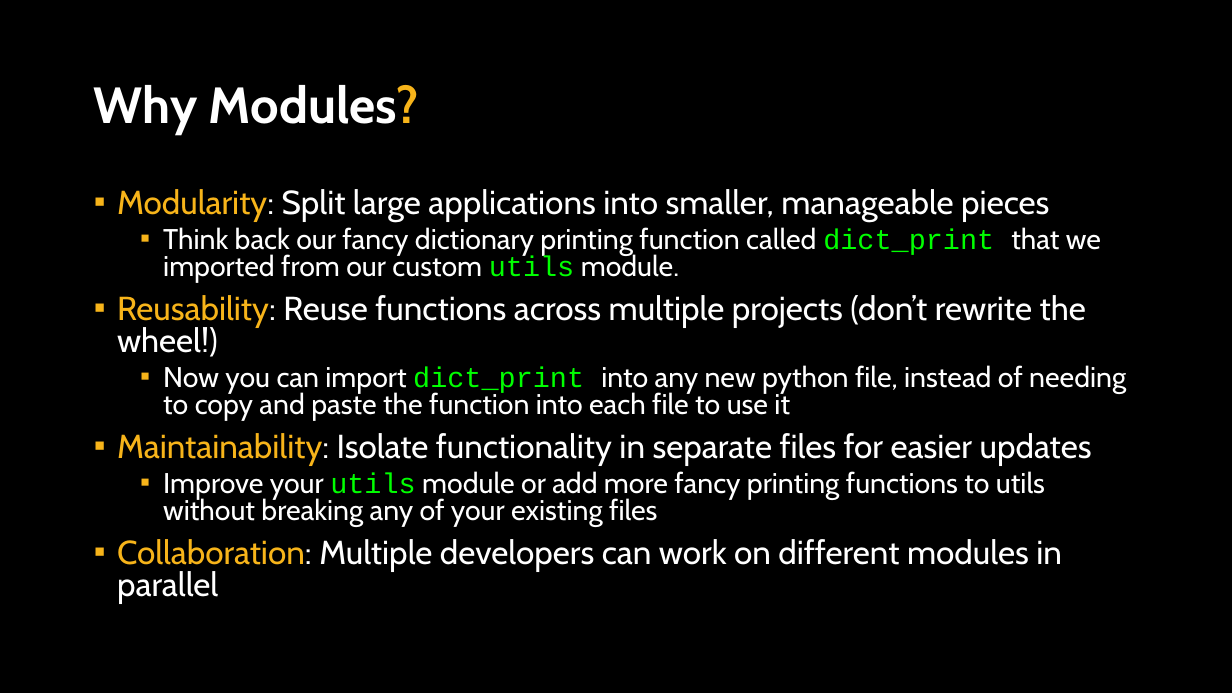
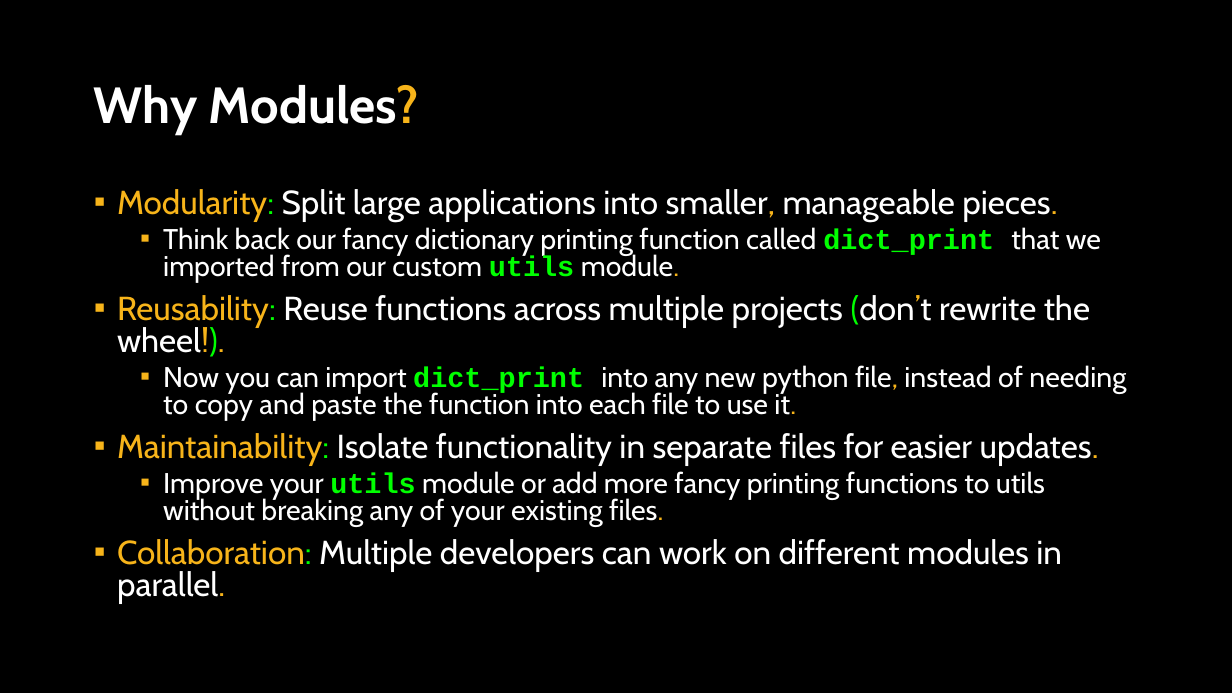
Before and after one commit to APS106/APS106-winter-2026-goodfellow-sutton, a slide deck: slide 24 of lectures/week11/lecture2/slides/week11_lecture2.pptx. Drawn at 1232x693 pixels with LibreOffice and Linux fonts; fonts in the diff are those of the drawing; background and template pictures are left out. Boxes give left, top, right and bottom in pixels: in the first picture for what was removed or moved away, otherwise in the second. Text is boxed around its words. In the diff, an @@ line names an element or a change of style, - is before the commit and + after.

```diff
--- a/lectures/week11/lecture2/slides/week11_lecture2.pptx
+++ b/lectures/week11/lecture2/slides/week11_lecture2.pptx
@@ text at (x1=117, y1=189, x2=1057, y2=222): text changed @@
-▪ Modularity: Split large applications into smaller, manageable pieces
+▪ Modularity: Split large applications into smaller, manageable pieces.
@@ text at (x1=163, y1=227, x2=1101, y2=283): text colour #FFFFFF to #F7B41A in "module."; bold on in "dict_print utils" @@
@@ text at (x1=117, y1=295, x2=1126, y2=603): text changed @@
-▪ Reusability: Reuse functions across multiple projects (don’t rewrite the wheel!)
-  ▪ Now you can import dict_print into any new python file, instead of needing to copy and paste the function into each file to use it
-▪ Maintainability: Isolate functionality in separate files for easier updates
-  ▪ Improve your utils module or add more fancy printing functions to utils without breaking any of your existing files
-▪ Collaboration: Multiple developers can work on different modules in parallel
+▪ Reusability: Reuse functions across multiple projects (don’t rewrite the wheel!).
+  ▪ Now you can import dict_print into any new python file, instead of needing to copy and paste the function into each file to use it.
+▪ Maintainability: Isolate functionality in separate files for easier updates.
+  ▪ Improve your utils module or add more fancy printing functions to utils without breaking any of your existing files.
+▪ Collaboration: Multiple developers can work on different modules in parallel.
```
Also in this commit, not shown: 4 other slides changed, 8 other files.
